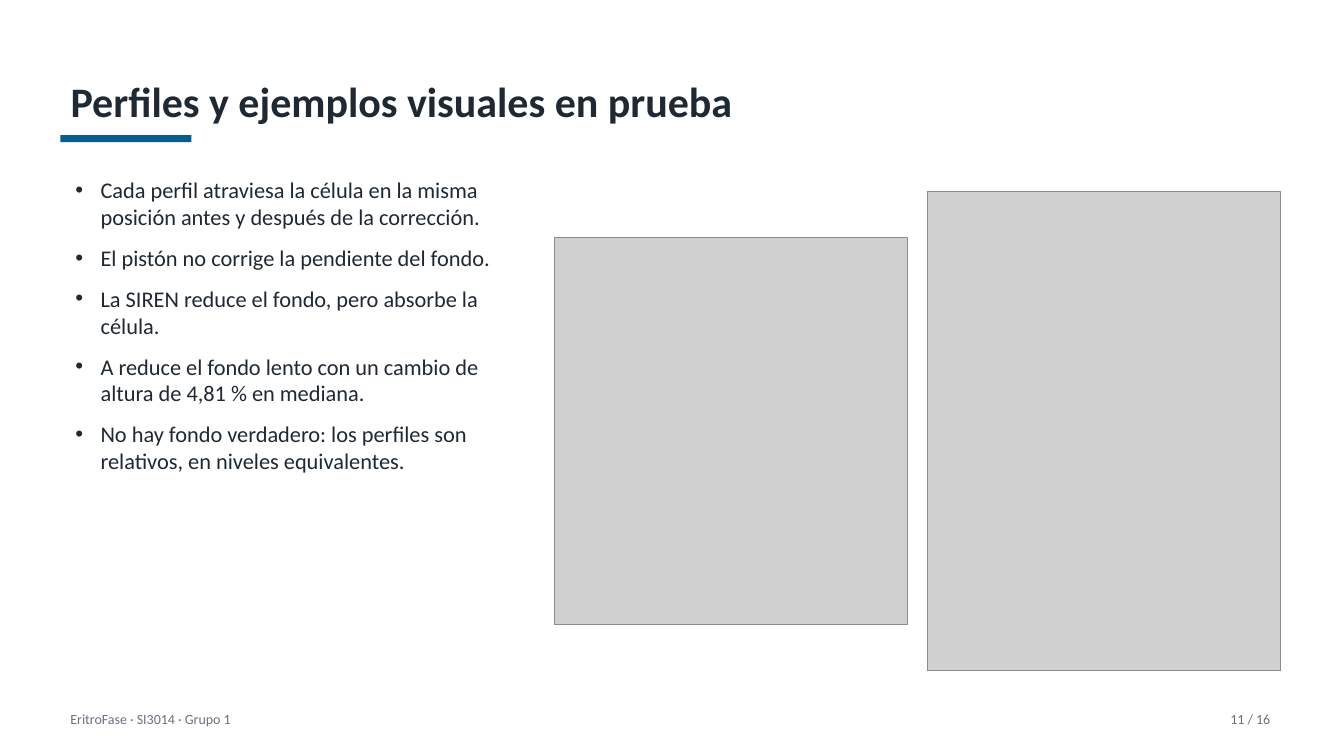
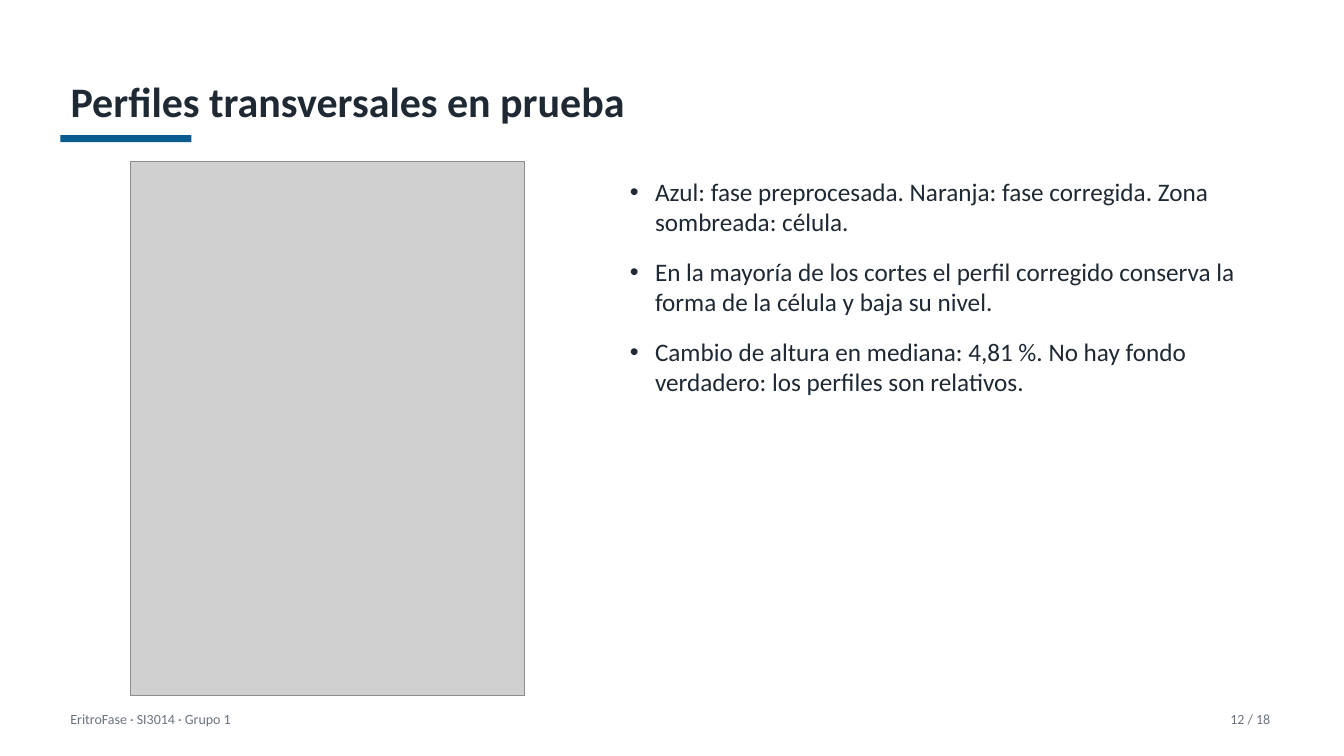
Before and after one commit to Jjes07/DeepLearning-Final, a slide deck: slide 12 of entregables/EritroFase_Sustentacion.pptx (slide 11 before the commit). Drawn at 1344x756 pixels with LibreOffice and Linux fonts; fonts in the diff are those of the drawing; grey boxes stand for pictures. Boxes give left, top, right and bottom in pixels: in the first picture for what was removed or moved away, otherwise in the second. Text is boxed around its words. In the diff, an @@ line names an element or a change of style, - is before the commit and + after.

Commit message:
docs: generalización con líneas base, figura del compromiso en prueba y referencias completas (#7 #8)

```diff
--- a/entregables/EritroFase_Sustentacion.pptx
+++ b/entregables/EritroFase_Sustentacion.pptx
@@ title at (71,87,624,124): text changed @@
-Perfiles y ejemplos visuales en prueba
+Perfiles transversales en prueba
@@ picture: place and size @@
-picture at (928,192,1280,670)
+picture at (131,161,525,696)
@@ text removed at (101,182,490,473) @@
-• Cada perfil atraviesa la célula en la misma posición antes y después de la corrección.
-• El pistón no corrige la pendiente del fondo.
-• La SIREN reduce el fondo, pero absorbe la célula.
-• A reduce el fondo lento con un cambio de altura de 4,81 % en mediana.
-• No hay fondo verdadero: los perfiles son relativos, en niveles equivalentes.
@@ text added at (655,183,1234,395), 18 pt, text #1F2933 @@
+• Azul: fase preprocesada. Naranja: fase corregida. Zona sombreada: célula.
+• En la mayoría de los cortes el perfil corregido conserva la forma de la célula y baja su nivel.
+• Cambio de altura en mediana: 4,81 %. No hay fondo verdadero: los perfiles son relativos.
@@ picture removed at (555,237,907,625) @@
@@ text at (1230,714,1270,724): text changed @@
-11 / 16
+12 / 18
```
Also in this commit, not shown: 14 other slides changed, 2 slides added, 3 other files.
